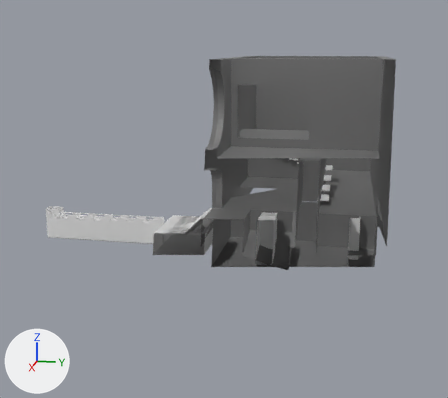
An edit to the glTF model assets/level.glb, drawn before and after from the same camera.
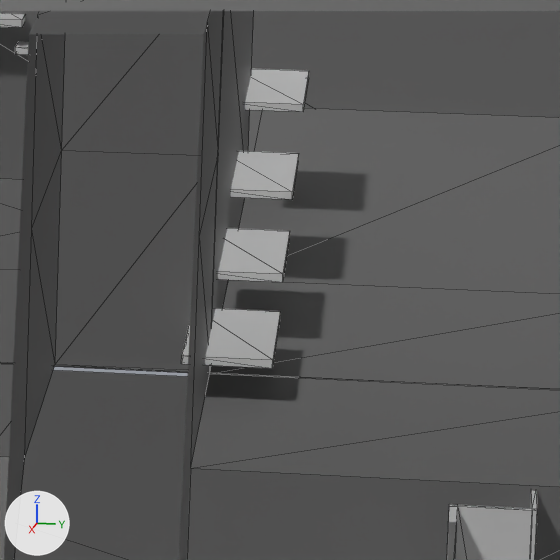
The first picture shows the older version from a camera (50 mm lens) standing at (1037.0, 535.0, 310.0) and looking at (-11.0, 326.0, 48.0). The close-ups show the older and then the newer version on the part from 66% to 81% of the width and 39% to 56% of the height of that picture. Only the edits that show in the close-ups are written down. The axes (+X, +Y, +Z) are drawn at lower left. The lights are the same throughout. The close-ups show mesh edges as thin lines. Everything nearer to the camera than a plane just in front of the edit is cut away. Where no turn or scale is listed for an object, it has been applied to the vertices. Vertices at exactly the same position are counted once.

Script lines for the objects in view, before the commit:
```python
me_cube = bpy.data.meshes.new('Cube')
me_cube.from_pydata(...)  # a box spanning x -24.0..24.0, y -10.1..10.1, z -1.0..1.0
me_cube_003 = bpy.data.meshes.new('Cube.003')
me_cube_003.from_pydata(...)  # a box spanning x -24.0..24.0, y -10.1..10.1, z -1.0..1.0
me_cube_004 = bpy.data.meshes.new('Cube.004')
me_cube_004.from_pydata(...)  # a box spanning x -24.0..24.0, y -10.1..10.1, z -1.0..1.0
ob_cube_007 = bpy.data.objects.new('Cube.007', me_cube)
ob_cube_007.location = (-126.3, 495.3, 30.7)
ob_cube_009 = bpy.data.objects.new('Cube.009', me_cube_003)
ob_cube_009.location = (-243.4, 495.3, 44.8)
ob_cube_010 = bpy.data.objects.new('Cube.010', me_cube_004)
ob_cube_010.location = (-322.5, 495.3, 51.5)
# also in view: 'Plane.001' at (-20.0, 322.0, 112.0); 'Cube.006' at (89.0, 550.0, -17.0); 'Cube.008' at (-183.0, 495.0, 38.0)
```
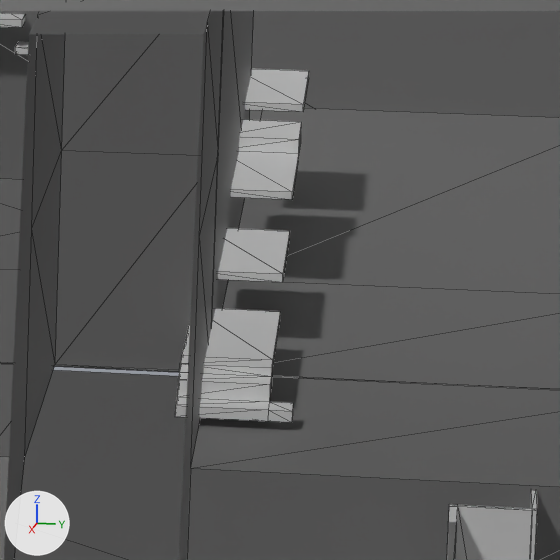
What the commit changed:
me_cube is used by ob_cube_007; location (-126.3, 495.3, 30.7).
me_cube had 8 vertices, 12 faces and spanned x -24.0..24.0, y -10.1..10.1, z -1.0..1.0.
me_cube now has 32 vertices, 60 faces and spans x -24.0..46.6, y -10.1..15.4, z -7.5..1.0.
me_cube part 1: 24 vertices added at x 24.0..46.6, y -10.1..15.4, z -7.5..1.0.
me_cube_003 is used by ob_cube_009; location (-243.4, 495.3, 44.8).
me_cube_003 had 8 vertices, 12 faces and spanned x -24.0..24.0, y -10.1..10.1, z -1.0..1.0.
me_cube_003 now has 16 vertices, 28 faces and spans x -47.1..24.0, y -10.1..10.1, z -1.0..4.6.
Part 2, on me_cube_003:
2 faces are deleted.
8 vertices are added at x -47.1..-24.0, y -10.1..10.1, z -1.0..4.6.
18 new faces join them.

Location of each change, (x1, y1, x2, y2) in pixels of the close-ups (560 x 560 px):
'Cube.007', reshaped (19% wider, 89% taller)
    before: (181, 308, 280, 368)
    after: (175, 308, 293, 422)
'Cube.009', reshaped (63% taller)
    before: (231, 151, 299, 199)
    after: (231, 120, 302, 199)
part 1 of me_cube, added
    after: (175, 355, 293, 422)
part 2 of me_cube_003, built on
    after: (239, 120, 302, 159)
